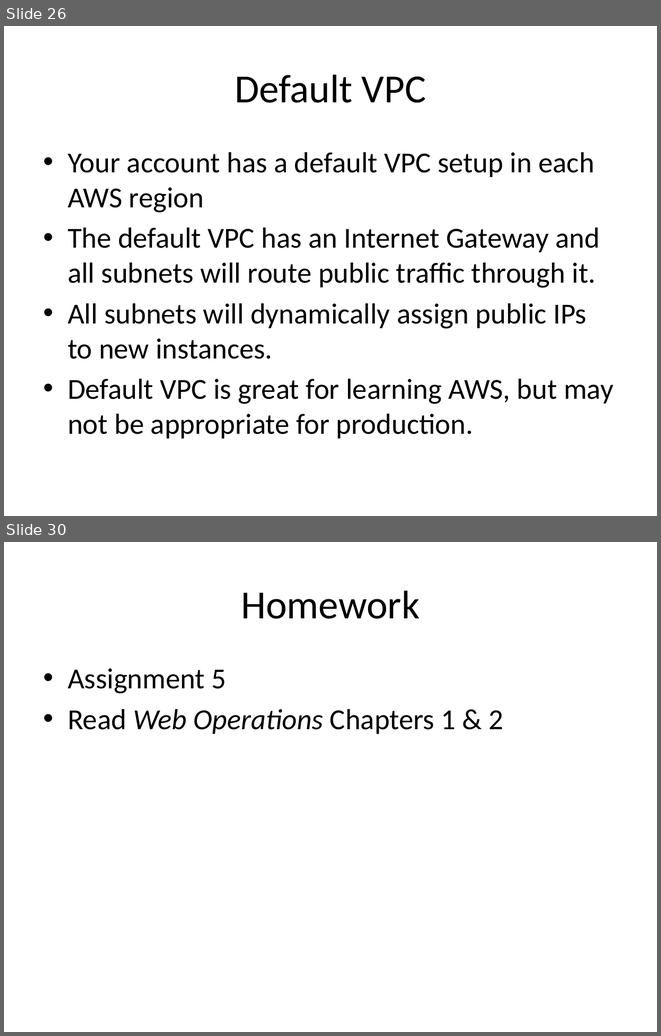
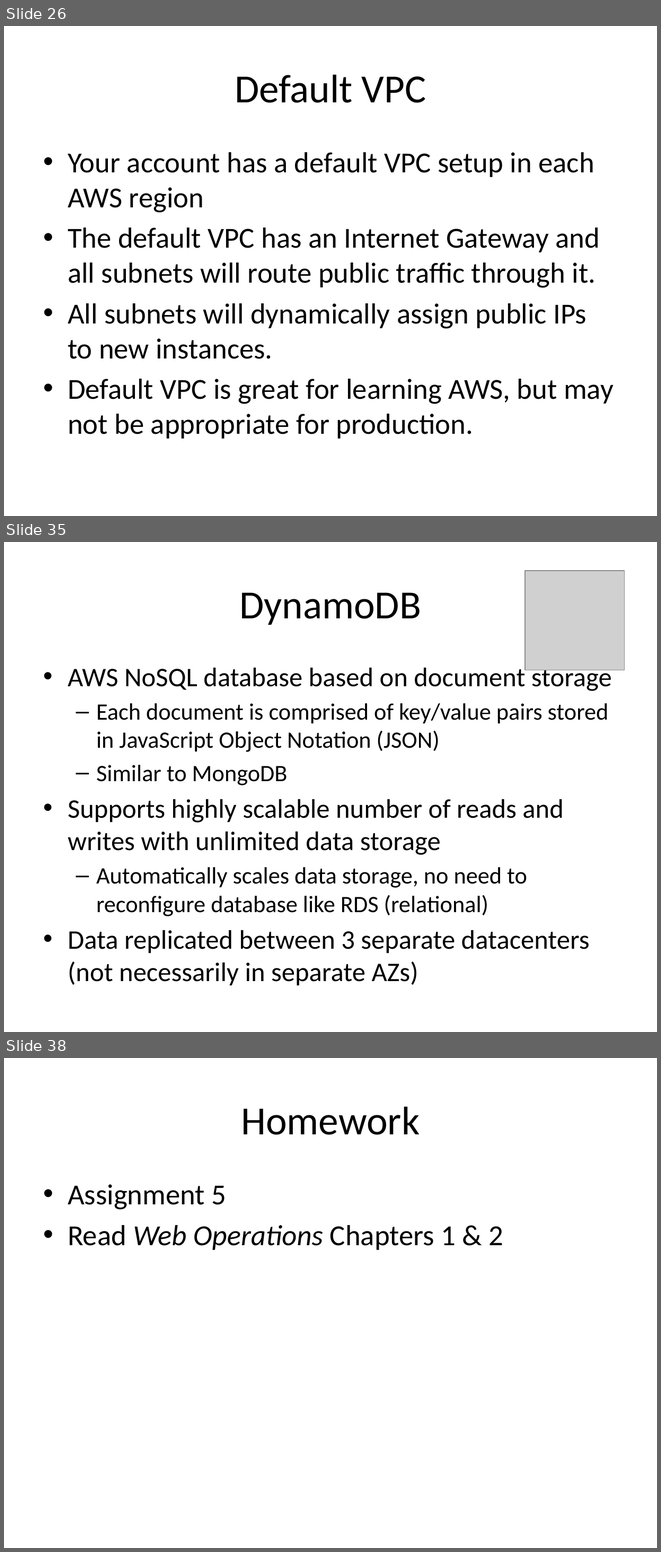
Before and after one commit to jasondbaker/infrastructure-class, a slide deck: infrastructure-week-5.pptx. Shown one above the other, each under a label of ours: slides 26 and 30 before the commit, slides 26, 35 and 38 after it; the slides between them are not shown. The pictures are 661x1036 and 661x1552 pixels, drawn with LibreOffice and Linux fonts; fonts in the diff are those of the drawing; grey boxes stand for pictures. Boxes give left, top, right and bottom in pixels: in the first picture for what was removed or moved away, otherwise in the second. Text is boxed around its words. In the diff, an @@ line names an element or a change of style, - is before the commit and + after.

```diff
--- a/infrastructure-week-5.pptx
+++ b/infrastructure-week-5.pptx
@@ slide 35 added at (4,542,657,1032), background #FFFFFF @@
@@ picture added at (525,571,624,670) @@
@@ title added at (239,592,421,625), 44 pt, text #000000 @@
+DynamoDB
@@ text added at (68,664,612,985), 29.6 pt, text #000000 @@
+• AWS NoSQL database based on document storage
+  – Each document is comprised of key/value pairs stored in JavaScript Object Notation (JSON)
+  – Similar to MongoDB
+• Supports highly scalable number of reads and writes with unlimited data storage
+  – Automatically scales data storage, no need to reconfigure database like RDS (relational)
+• Data replicated between 3 separate datacenters (not necessarily in separate AZs)
@@ what was slide 30 is now slide 38 @@
```
Also in this commit, not shown: 4 slides changed, 7 other slides added, 1 other file.
